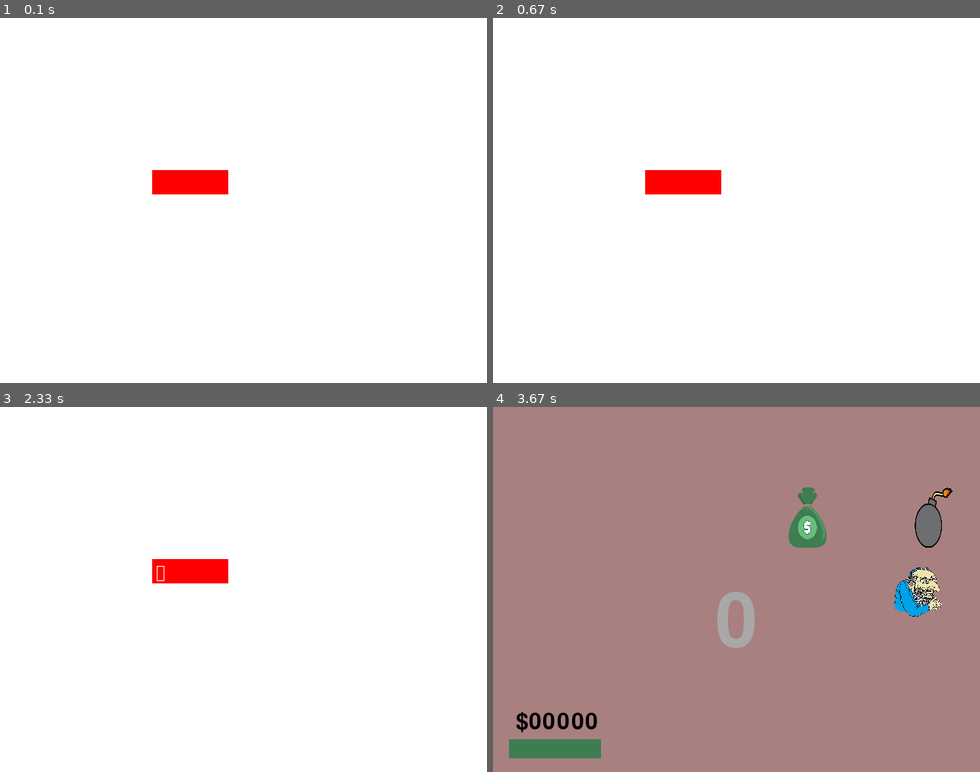
Above: before the commit, frames 1-4 (two rows, left to right).
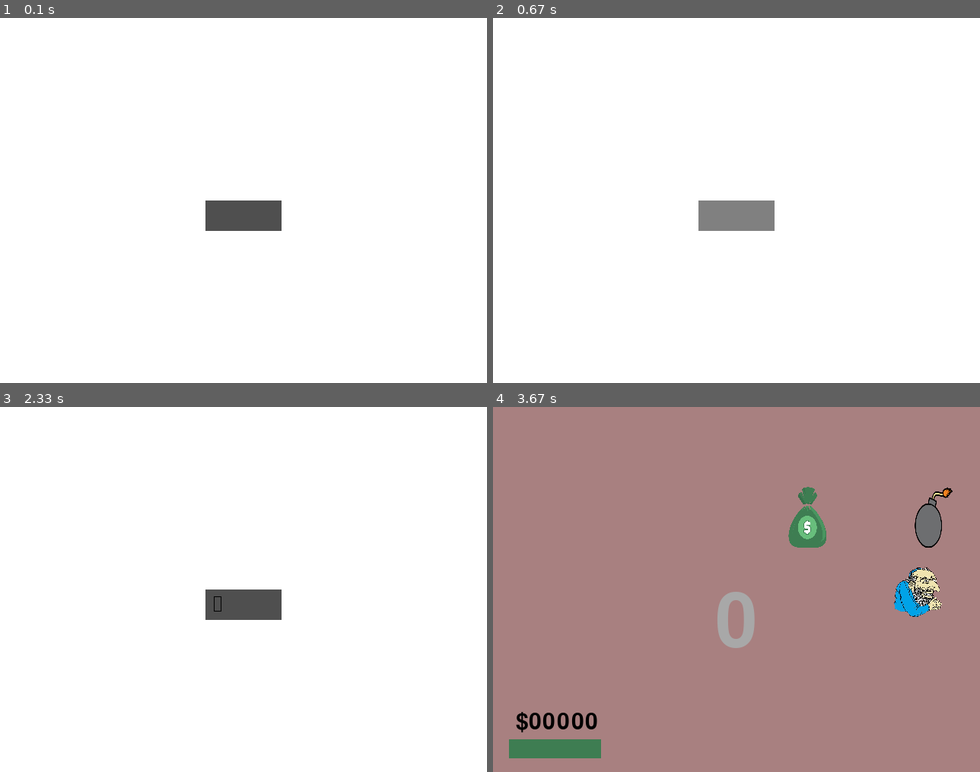
Above: after the commit, the same moments.

Repository: insper-classroom/projeto-pygame-jogo-thais-e-gustavo-valente
Game: pygame game, started from assets/src/jogo.py
Same seed, same stepped clock (60 frames per second), same inputs: the game is played once before the commit and once after it.
Inputs (mouse positions are in pixels of both pictures, inside the frame that each line leads up to):
- Up to frame 1 (0.1 s): no input
- Up to frame 2 (0.67 s): click (736, 200) at 0.38 s
- Up to frame 3 (2.33 s): click (126, 593) at 0.72 s; tap Enter at 2 s
- Up to frame 4 (3.67 s): click (741, 629) at 2.38 s; click (863, 647) at 2.72 s; click (833, 560) at 3.05 s; click (887, 582) at 3.38 s

The runs differ from the first frame. In frame 1, 2.3% of the frame differs, in the area x 31-58%, y 41-59%; in frame 2, 2.3%; in frame 3, 2.3%; in frame 4, nothing differs.

Commit message:
tentativa usuario digita na tela

Diff:
--- a/assets/src/jogo.py
+++ b/assets/src/jogo.py
@@ -20,9 +20,9 @@
 
     tempo = pygame.time.Clock()
     user_text = ''
-    input_rect2 = pygame.Rect(200, 200, 140, 32)
-    color_active = (0,0,0)
-    color_passive = (255,0,0)
+    input_rect2 = pygame.Rect(window.get_width()/2 - 50, window.get_height()/2, 500, 40)
+    color_active = (128,128,128)
+    color_passive = (79,79,79)
 
     assets = {
        'dinheirosom': pygame.mixer.Sound('assets/snd/moneysound.mp3'),
@@ -93,7 +93,6 @@
             if event.type == pygame.KEYDOWN:
                 if event.key == pygame.K_BACKSPACE:
                     user_text = user_text[:-1]
-
                 else:
                     user_text += event.unicode
 
@@ -110,8 +109,8 @@
             color = color_passive
 
         pygame.draw.rect(window, color, input_rect2)
-        texto = fonte_pequena.render(user_text, True, (255,255,255))
-        window.blit(texto, (200 + 5, 200 + 5))
+        texto = fonte_pequena.render(user_text, True, (0,0,0))
+        window.blit(texto, (window.get_width()/2 - 40, window.get_height()/2 + 5))
         input_rect2.w = max(100, texto.get_width() + 10)
 
         pygame.display.flip()
